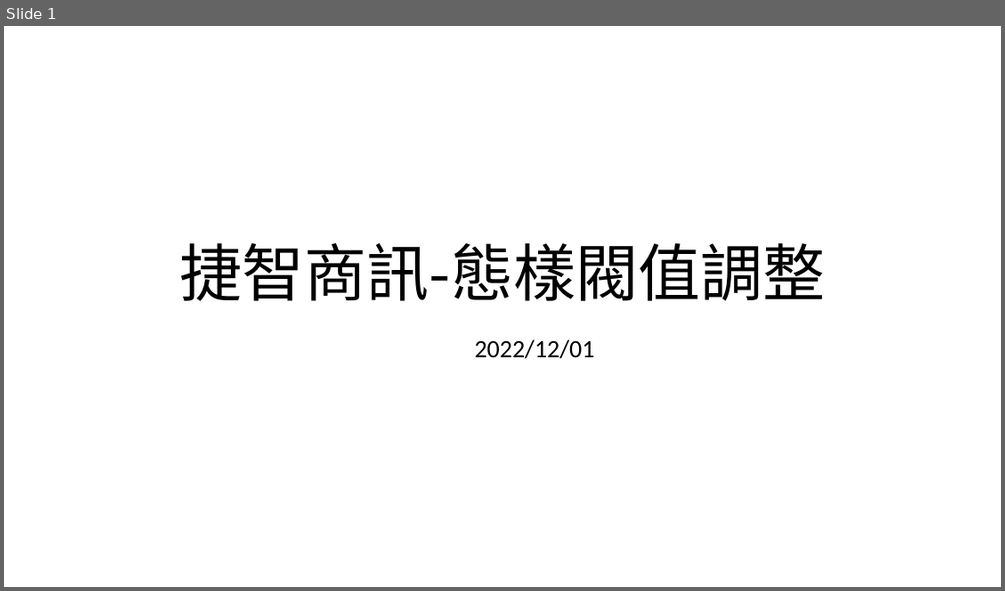
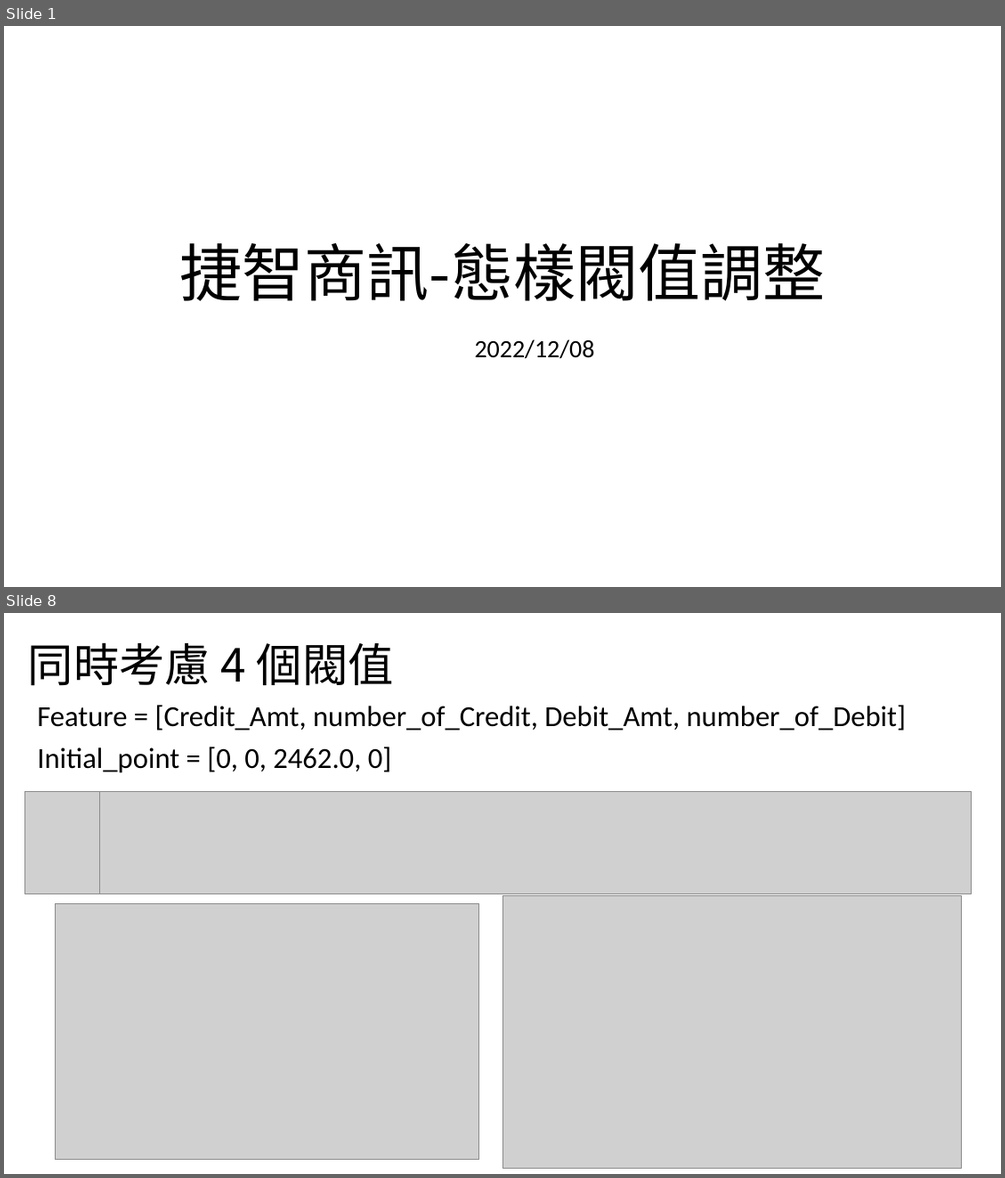
Before and after one commit to eason758/MetaEdge, a slide deck: ppt/20221208.pptx. Shown one above the other, each under a label of ours: slide 1 before the commit, slides 1 and 8 after it; the slides between them are not shown. The pictures are 1005x591 and 1005x1178 pixels, drawn with LibreOffice and Linux fonts; fonts in the diff are those of the drawing; grey boxes stand for pictures. Boxes give left, top, right and bottom in pixels: in the first picture for what was removed or moved away, otherwise in the second. Text is boxed around its words. In the diff, an @@ line names an element or a change of style, - is before the commit and + after.

```diff
--- a/ppt/20221208.pptx
+++ b/ppt/20221208.pptx
@@ slide 8 added at [4, 613, 1001, 1174], background #FFFFFF @@
@@ title added at [28, 642, 394, 686], 44 pt, text #000000 @@
+同時考慮 4 個閥值
@@ text added at [37, 705, 906, 773], 28 pt, text #000000 @@
+Feature = [Credit_Amt, number_of_Credit, Debit_Amt, number_of_Debit]
+Initial_point = [0, 0, 2462.0, 0]
@@ picture added at [24, 791, 99, 893] @@
@@ picture added at [100, 791, 971, 893] @@
@@ picture added at [55, 904, 479, 1159] @@
@@ picture added at [502, 896, 962, 1167] @@
@@ slide 1 changed as well @@
@@ subtitle at [475, 339, 595, 359]: text changed @@
-2022/12/01
+2022/12/08
```
Also in this commit, not shown: 6 other slides added, 8 slides removed, 3 other files.
